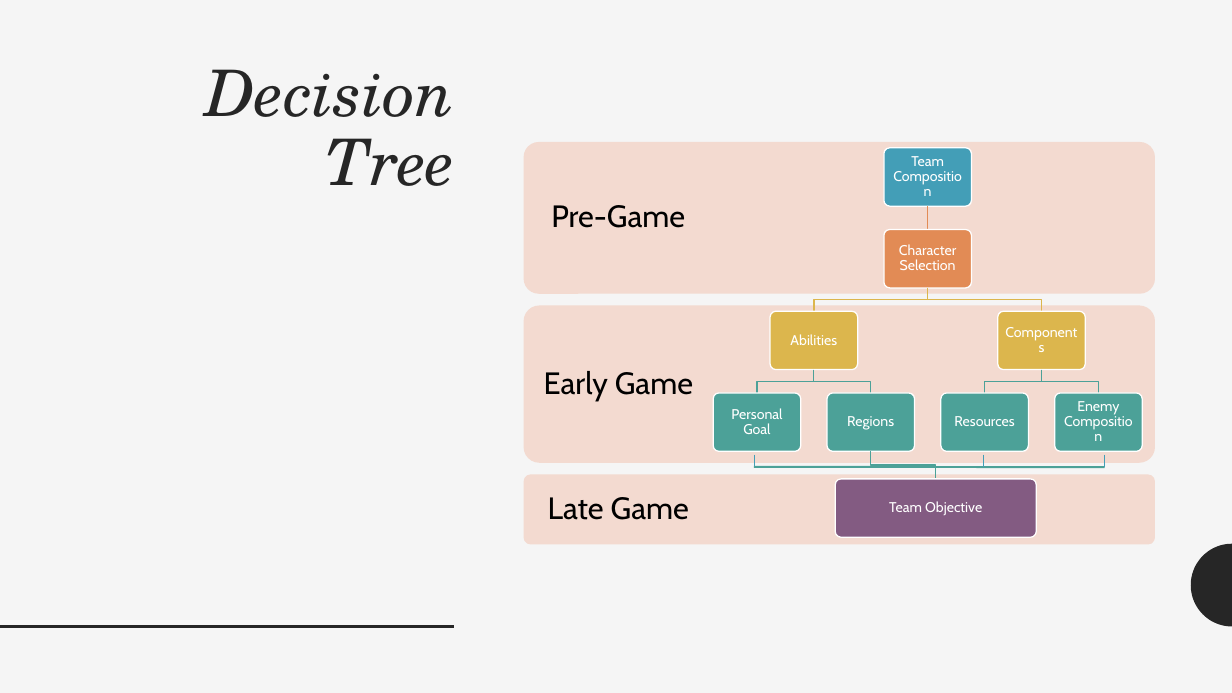
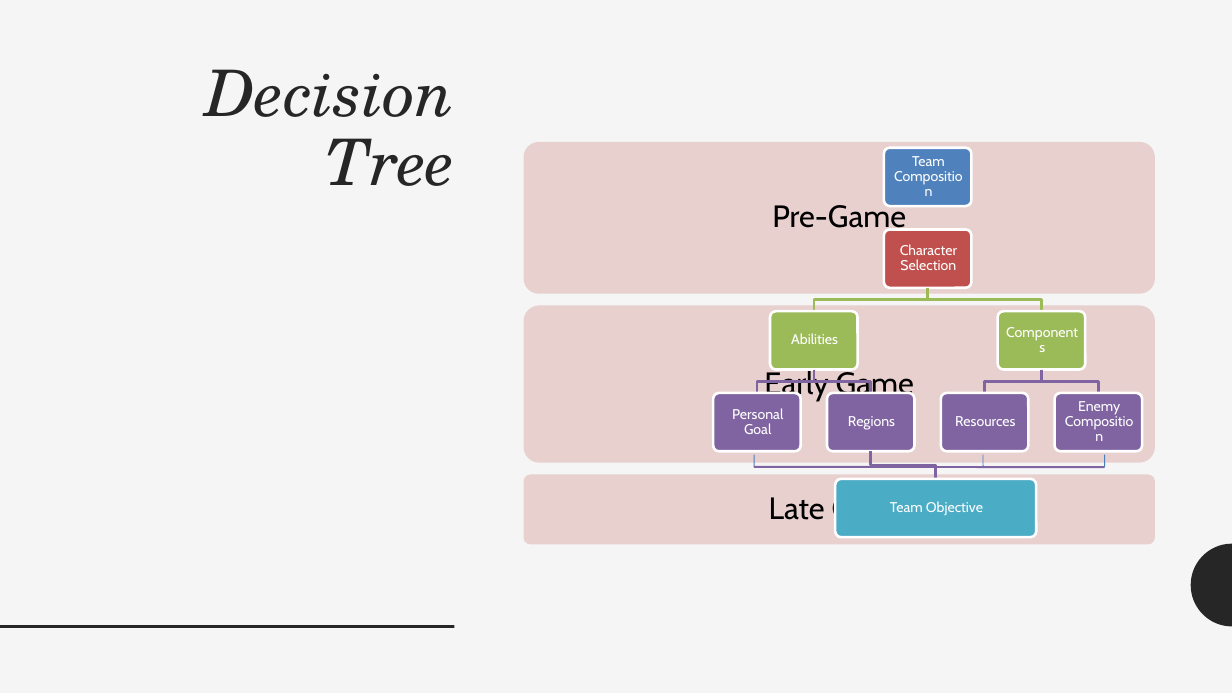
Before and after one commit to Nesdood007/GiantRobots, a slide deck: slide 5 of Presentation-1-September15.pptx (slide 4 before the commit). Drawn at 1232x693 pixels with LibreOffice and Linux fonts; fonts in the diff are those of the drawing. Boxes give left, top, right and bottom in pixels: in the first picture for what was removed or moved away, otherwise in the second. Text is boxed around its words. In the diff, an @@ line names an element or a change of style, - is before the commit and + after.

```diff
--- a/Presentation-1-September15.pptx
+++ b/Presentation-1-September15.pptx
@@ less space between paragraphs; fill none to #E8D0D0 in 3 elements at bbox=[524, 474, 1155, 544], bbox=[524, 306, 1155, 463], bbox=[524, 142, 1155, 294] @@
@@ rounded rectangle "Pre-Game": place and size @@
-rounded rectangle "Pre-Game" at bbox=[551, 205, 685, 228]
+rounded rectangle "Pre-Game" at bbox=[524, 142, 1155, 294]
@@ rounded rectangle "Team Composition": place and size @@
-rounded rectangle "Team Composition" at bbox=[911, 156, 944, 166]
+rounded rectangle "Team Composition" at bbox=[884, 148, 972, 206]
@@ rounded rectangle "Team Composition" at bbox=[884, 148, 972, 206]: less space between paragraphs; fill none to #4F81BD; outline none to #FFFFFF 2 pt @@
@@ freeform shape at bbox=[923, 206, 933, 229]: outline #E28B55 1 pt to #C0504D 2 pt @@
@@ rounded rectangle "Character Selection": place and size @@
-rounded rectangle "Character Selection" at bbox=[899, 244, 956, 270]
+rounded rectangle "Character Selection" at bbox=[884, 229, 972, 287]
@@ rounded rectangle "Character Selection" at bbox=[884, 229, 972, 287]: less space between paragraphs; fill none to #C0504D; outline none to #FFFFFF 2 pt @@
@@ freeform shape at bbox=[814, 288, 928, 311]: outline #DCB64D 1 pt to #9BBB59 2 pt @@
@@ freeform shape at bbox=[928, 288, 1042, 311]: outline #DCB64D 1 pt to #9BBB59 2 pt @@
@@ rounded rectangle "Early Game": place and size @@
-rounded rectangle "Early Game" at bbox=[544, 371, 693, 400]
+rounded rectangle "Early Game" at bbox=[524, 306, 1155, 463]
@@ rounded rectangle "Abilities": place and size @@
-rounded rectangle "Abilities" at bbox=[790, 334, 837, 345]
+rounded rectangle "Abilities" at bbox=[770, 311, 858, 370]
@@ rounded rectangle "Abilities" at bbox=[770, 311, 858, 370]: less space between paragraphs; fill none to #9BBB59; outline none to #FFFFFF 2 pt @@
@@ rounded rectangle "Components" at bbox=[998, 311, 1086, 370]: less space between paragraphs; fill none to #9BBB59; outline none to #FFFFFF 2 pt @@
@@ outline #4CA198 1 pt to #8064A2 2 pt in 5 elements at bbox=[757, 370, 814, 393], bbox=[814, 370, 872, 393], bbox=[871, 451, 935, 479], bbox=[985, 370, 1043, 393], bbox=[1042, 370, 1099, 393] @@
@@ less space between paragraphs; fill none to #8064A2; outline none to #FFFFFF 2 pt in 4 elements at bbox=[941, 393, 1029, 451], bbox=[1055, 393, 1142, 451], bbox=[827, 393, 915, 451], bbox=[714, 393, 801, 451] @@
@@ rounded rectangle "Personal Goal": place and size @@
-rounded rectangle "Personal Goal" at bbox=[731, 408, 782, 434]
+rounded rectangle "Personal Goal" at bbox=[714, 393, 801, 451]
@@ rounded rectangle "Regions": place and size @@
-rounded rectangle "Regions" at bbox=[847, 416, 894, 430]
+rounded rectangle "Regions" at bbox=[827, 393, 915, 451]
@@ rounded rectangle "Resources": place and size @@
-rounded rectangle "Resources" at bbox=[954, 416, 1014, 426]
+rounded rectangle "Resources" at bbox=[941, 393, 1029, 451]
@@ rounded rectangle "Enemy Composition": place and size @@
-rounded rectangle "Enemy Composition" at bbox=[1077, 401, 1119, 415]
+rounded rectangle "Enemy Composition" at bbox=[1055, 393, 1142, 451]
@@ group removed at bbox=[524, 142, 1155, 544]: 12 rounded rectangles @@
@@ rounded rectangle "Late Game": place and size @@
-rounded rectangle "Late Game" at bbox=[548, 497, 689, 520]
+rounded rectangle "Late Game" at bbox=[524, 474, 1155, 544]
@@ line (1105, 468) - (754, 467): stroke #4CA198 1.5 pt to #8064A2 1.5 pt @@
@@ line (754, 455) - (754, 467): stroke #439EB7 0.5 pt to #4B7EBC 0.75 pt @@
@@ rounded rectangle "Team Objective": place and size @@
-rounded rectangle "Team Objective" at bbox=[889, 501, 982, 515]
+rounded rectangle "Team Objective" at bbox=[836, 479, 1037, 537]
@@ rounded rectangle "Team Objective" at bbox=[836, 479, 1037, 537]: less space between paragraphs; fill none to #4BACC6; outline none to #FFFFFF 2 pt @@
@@ line (983, 455) - (983, 467): stroke #439EB7 0.5 pt to #4B7EBC 0.75 pt @@
@@ line (1105, 455) - (1105, 467): stroke #439EB7 0.5 pt to #4B7EBC 0.75 pt @@
```
Also in this commit, not shown: 5 other slides changed, 3 slides added, 1 other file.
